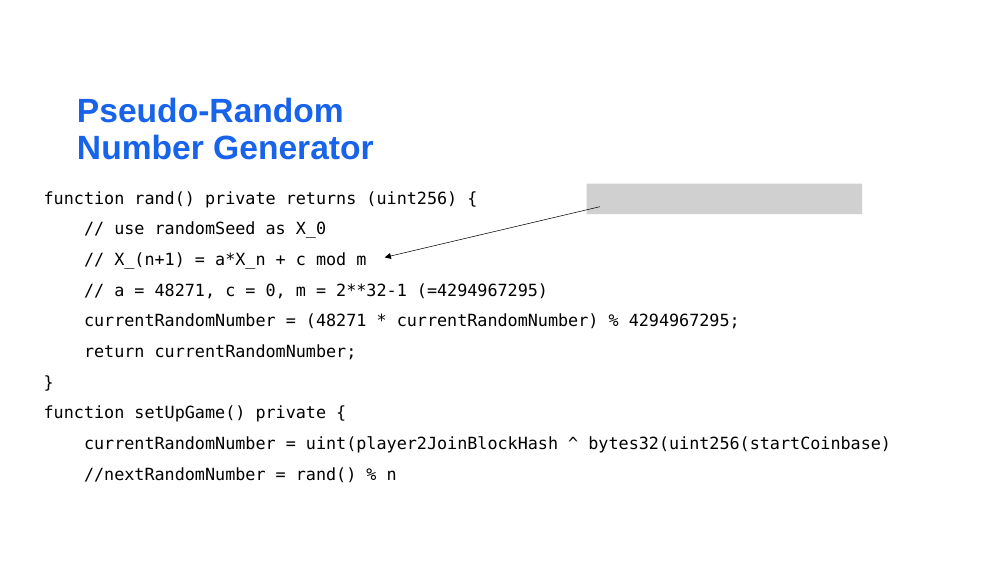
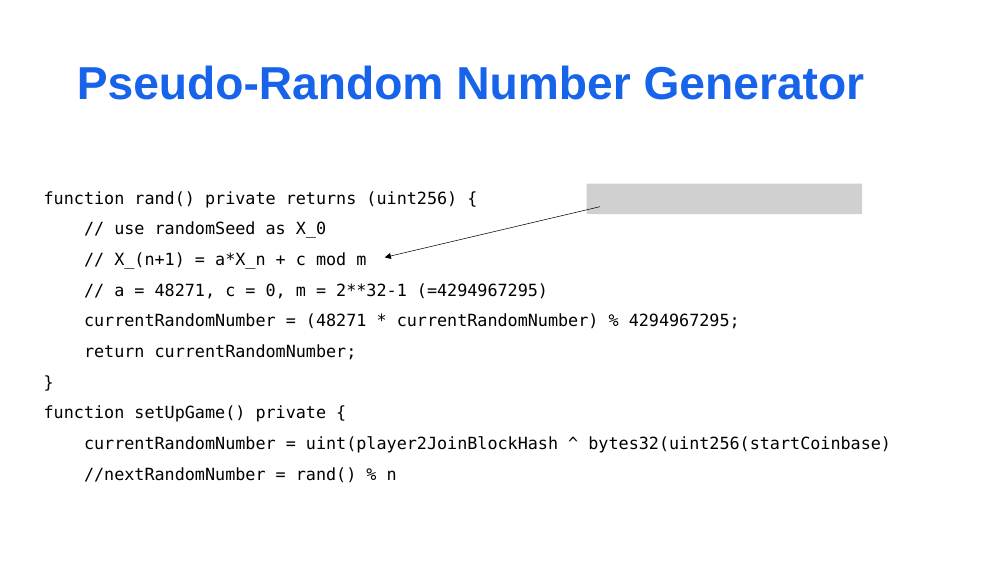
Before and after one commit to matnad/vierGewinntSC, a slide deck: slide 9 of presentation/nice fonts_migo.pptx. Drawn at 1008x567 pixels with LibreOffice and Linux fonts; fonts in the diff are those of the drawing; grey boxes stand for pictures; background and template pictures are left out. Boxes give left, top, right and bottom in pixels: in the first picture for what was removed or moved away, otherwise in the second. Text is boxed around its words. In the diff, an @@ line names an element or a change of style, - is before the commit and + after.

```diff
--- a/presentation/nice fonts_migo.pptx
+++ b/presentation/nice fonts_migo.pptx
@@ title "Pseudo-Random Number Generator": place and size @@
-title "Pseudo-Random Number Generator" at (77,97,374,160)
+title "Pseudo-Random Number Generator" at (77,65,865,100)
@@ title "Pseudo-Random Number Generator" at (77,65,865,100): size 32 to 44 pt; vertical alignment bottom to middle @@
```
Also in this commit, not shown: 6 other slides changed.
